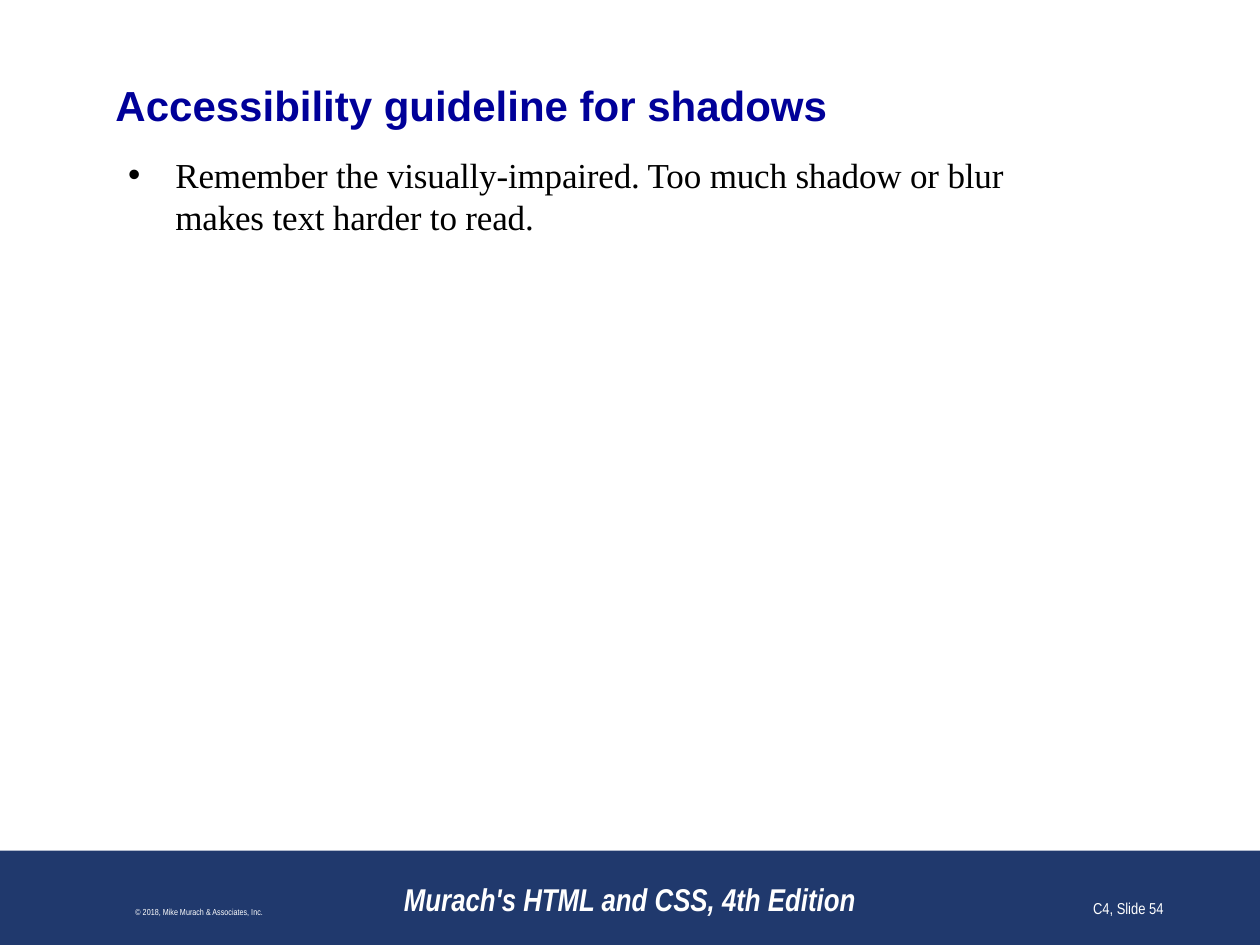
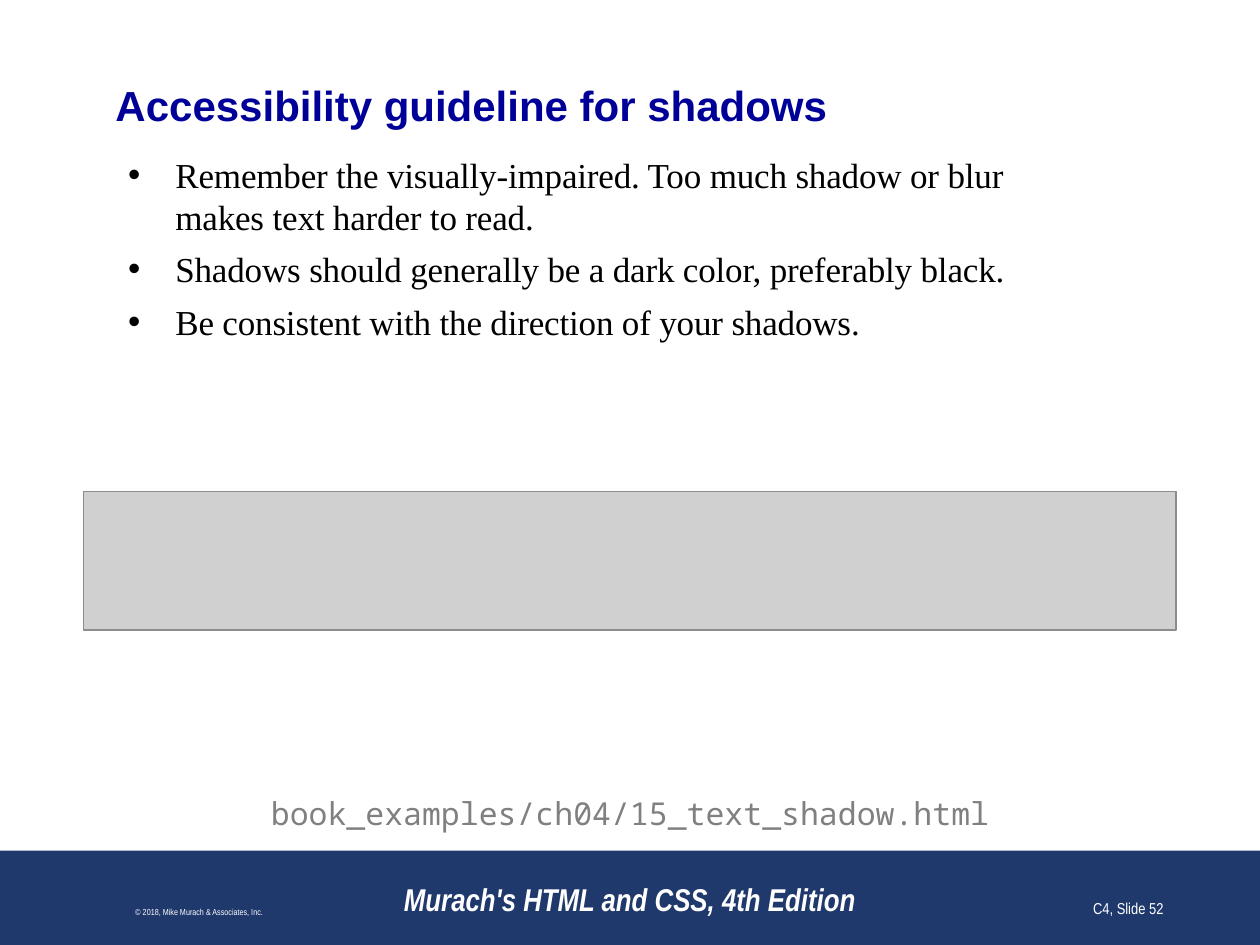
Before and after one commit to paulsmithkc/awd1000_base_lab_and_homework, a slide deck: slide 52 of murach_html_4e/slides/Chapter 4 slides (Revised).pptx (slide 54 before the commit). Drawn at 1260x945 pixels with LibreOffice and Linux fonts; fonts in the diff are those of the drawing; grey boxes stand for pictures; background and template pictures are left out. Boxes give left, top, right and bottom in pixels: in the first picture for what was removed or moved away, otherwise in the second. Text is boxed around its words. In the diff, an @@ line names an element or a change of style, - is before the commit and + after.

```diff
--- a/murach_html_4e/slides/Chapter 4 slides (Revised).pptx
+++ b/murach_html_4e/slides/Chapter 4 slides (Revised).pptx
@@ text at [175,257,1005,342]: paragraphs added @@
+• Shadows should generally be a dark color, preferably black.
+• Be consistent with the direction of your shadows.
@@ picture added at [83,491,1176,630] @@
@@ text added at [271,801,989,833], 18 pt, text #808080 @@
+book_examples/ch04/15_text_shadow.html
@@ page number at [1093,902,1163,916]: text changed @@
-C4, Slide 54
+C4, Slide 52
```
Also in this commit, not shown: 20 other slides changed, 1 slide added, 5 slides removed.
